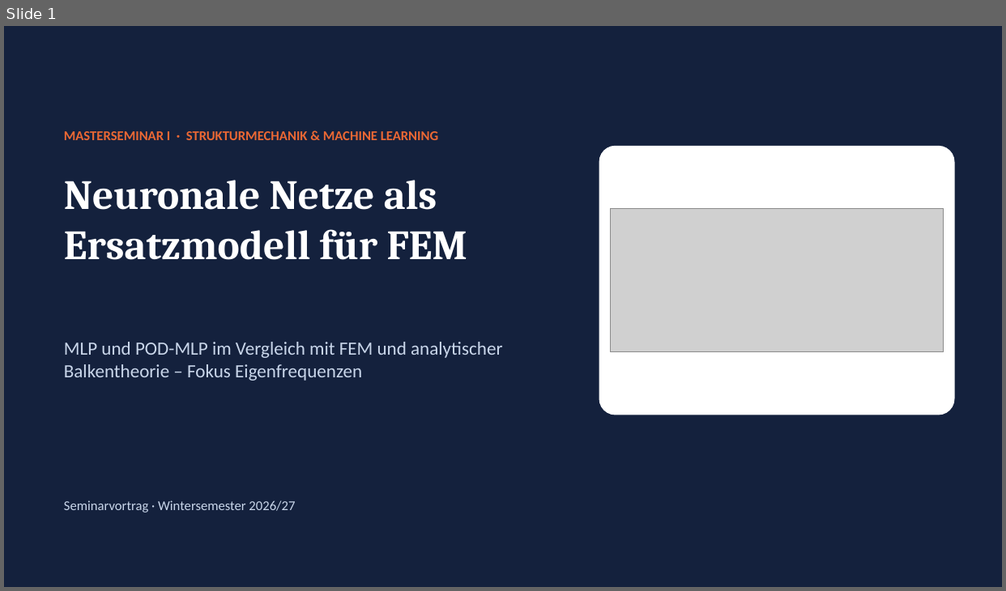
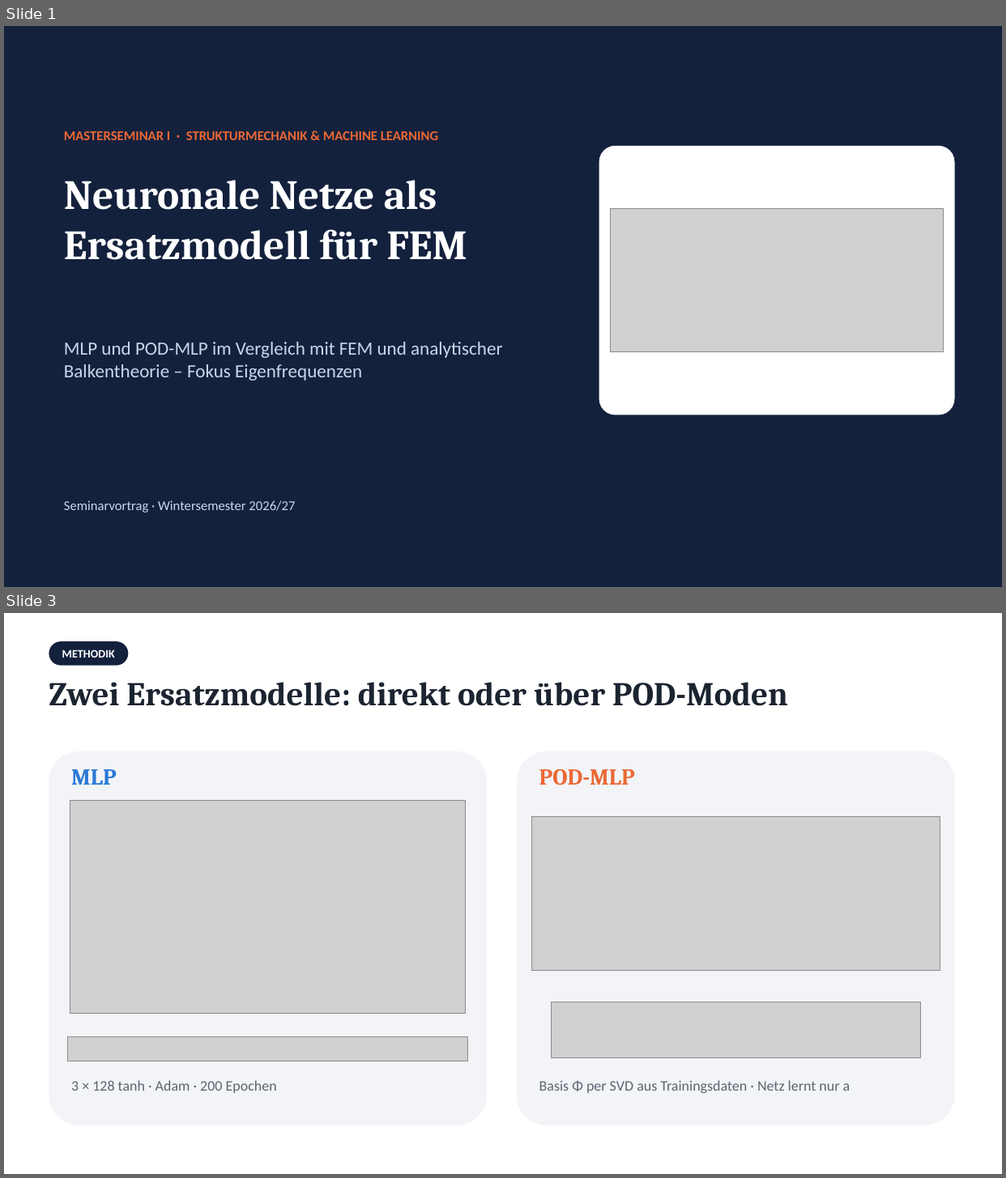
Before and after one commit to mircobuck/Seminar-I---Neuronale-Netz-als-Ersatzmodell-fuer-strukturmechanische-Berechnung, a slide deck: Praesentation/Vortrag_MLP_POD-MLP.pptx. Shown one above the other, each under a label of ours: slide 1 before the commit, slides 1 and 3 after it; the slides between them are not shown. The pictures are 1006x591 and 1006x1178 pixels, drawn with LibreOffice and Linux fonts; fonts in the diff are those of the drawing; grey boxes stand for pictures. Boxes give left, top, right and bottom in pixels: in the first picture for what was removed or moved away, otherwise in the second. Text is boxed around its words. In the diff, an @@ line names an element or a change of style, - is before the commit and + after.

```diff
--- a/Praesentation/Vortrag_MLP_POD-MLP.pptx
+++ b/Praesentation/Vortrag_MLP_POD-MLP.pptx
@@ slide 3 added at [4,613,1002,1174], background #FFFFFF @@
@@ rounded rectangle added at [49,641,128,666], fill #14213D, 11 pt, text #FFFFFF, bold @@
+METHODIK
@@ text added at [49,682,788,706], 32 pt, text #1B2430, bold @@
+Zwei Ersatzmodelle: direkt oder über POD-Moden
@@ rounded rectangle added at [49,752,487,1126], fill #F2F4F7 @@
@@ rounded rectangle added at [517,752,955,1126], fill #F2F4F7 @@
@@ text added at [71,769,117,785], 22 pt, text #2A78D6, bold @@
+MLP
@@ text added at [539,769,635,786], 22 pt, text #EB6834, bold @@
+POD-MLP
@@ picture added at [70,800,466,1013] @@
@@ picture added at [532,816,940,970] @@
@@ picture added at [552,1003,920,1059] @@
@@ picture added at [68,1037,468,1062] @@
@@ text added at [71,1080,277,1093], 14 pt, text #5B6470 @@
+3 × 128 tanh · Adam · 200 Epochen
@@ text added at [539,1080,850,1093], 14 pt, text #5B6470 @@
+Basis Φ per SVD aus Trainingsdaten · Netz lernt nur a
```
Also in this commit, not shown: 4 slides changed, 1 other slide added, 12 slides removed, 7 other files.
